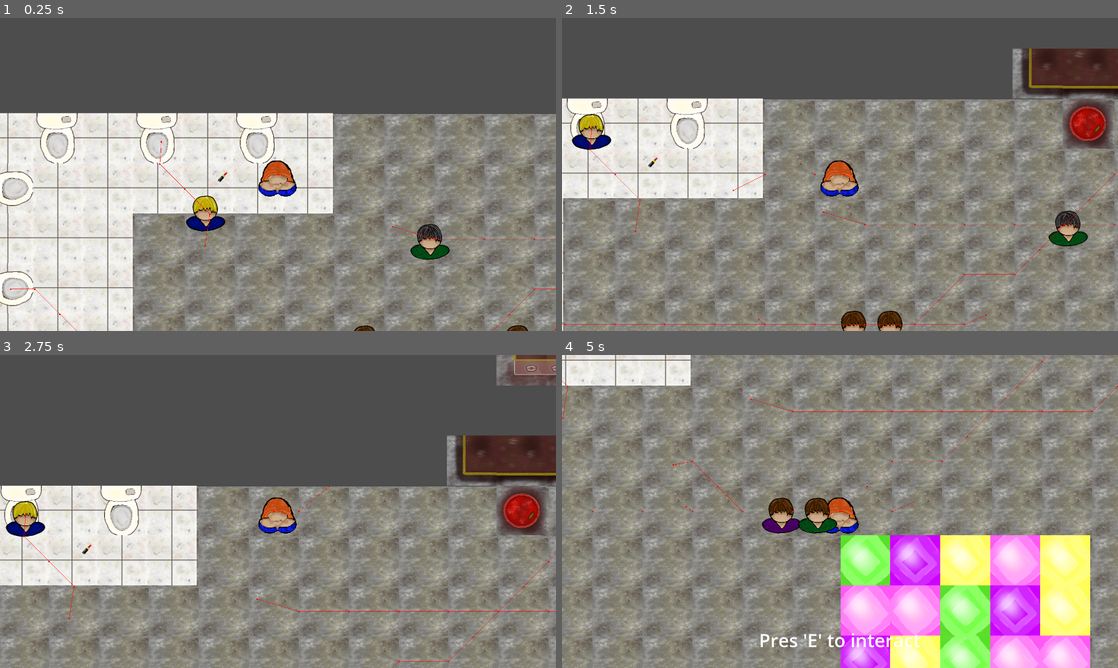
Above: before the commit, frames 1-4 (two rows, left to right).
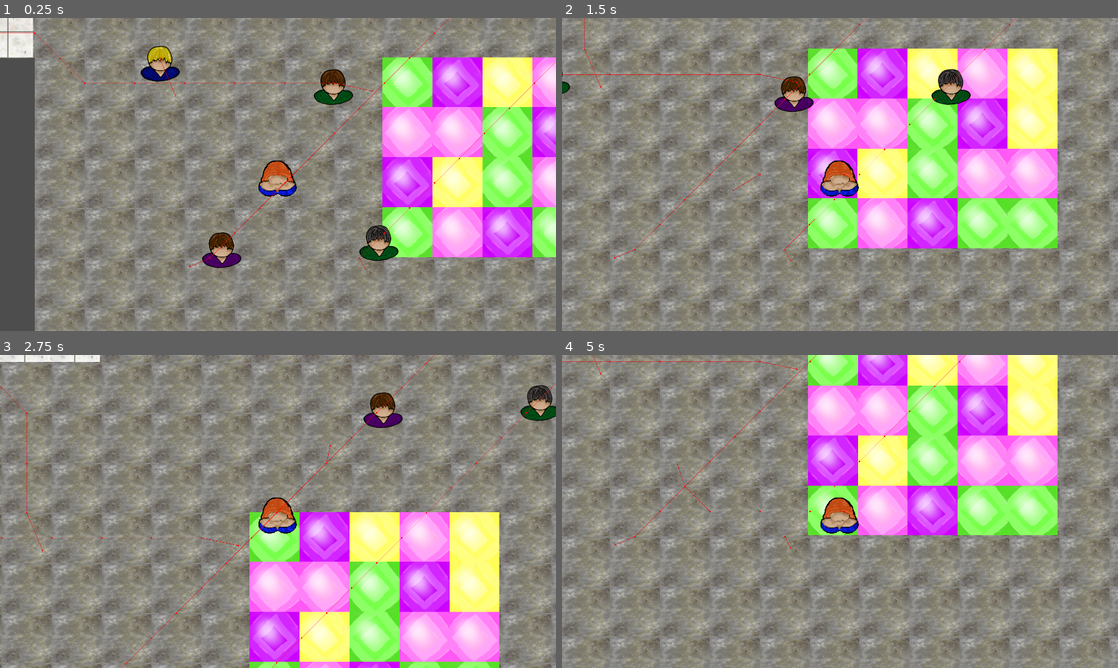
Above: after the commit, the same moments.

Repository: mntjams/game-jam-25-2
Game: Godot game, scene res://scenes/game.tscn
Same seed, same stepped clock (60 frames per second), same inputs: the game is played once before the commit and once after it.
Inputs (mouse positions are in pixels of both pictures, inside the frame that each line leads up to):
- Up to frame 1 (0.25 s): no input
- Up to frame 2 (1.5 s): move the mouse to (962, 158) at 0.52 s; move the mouse to (728, 190) at 1.27 s
- Up to frame 3 (2.75 s): move the mouse to (333, 442) at 2.02 s
- Up to frame 4 (5 s): move the mouse to (812, 574) at 2.77 s; move the mouse to (1006, 558) at 3.52 s; move the mouse to (673, 464) at 4.27 s

The runs differ from the first frame. In frame 1, 78% of the frame differs, in the area x 0-100%, y 0-100%; in frame 2, 67%; in frame 3, 83%; in frame 4, 66%.

Commit message:
Make women only approachable while working

Diff:
--- a/scenes/game.tscn
+++ b/scenes/game.tscn
@@ -180,7 +180,7 @@
 tile_set = SubResource("TileSet_feb5d")
 
 [node name="Player" parent="." instance=ExtResource("3_u5sy4")]
-position = Vector2(436, 184)
+position = Vector2(736, 1102)
 
 [node name="AudioListener2D" type="AudioListener2D" parent="Player"]
 current = true
@@ -326,16 +326,16 @@
 [node name="NPCs" type="Node2D" parent="."]
 
 [node name="Woman" parent="NPCs" instance=ExtResource("9_vtaks")]
-position = Vector2(587.0436, 663.4206)
+position = Vector2(471, 1378)
 
 [node name="Woman2" parent="NPCs" instance=ExtResource("9_vtaks")]
-position = Vector2(216.91537, 399.14)
+position = Vector2(428, 865)
 
 [node name="Woman3" parent="NPCs" instance=ExtResource("9_vtaks")]
-position = Vector2(1269.2227, 649.81586)
+position = Vector2(1017.1395, 851.31665)
 
 [node name="Woman4" parent="NPCs" instance=ExtResource("9_vtaks")]
-position = Vector2(781.1576, 340.6785)
+position = Vector2(998, 1386)
 
 [node name="CanvasLayer" type="CanvasLayer" parent="."]
 
--- a/scripts/npc.gd
+++ b/scripts/npc.gd
@@ -87,6 +87,8 @@
 	#print(self,"I am done in this room")
 	emit_signal("ready_for_room", self, old_room)
 
+func is_working():
+	return working
 
 # --- STUCK HANDLING ---
 
--- a/scripts/player.gd
+++ b/scripts/player.gd
@@ -31,13 +31,16 @@
 		woman.connect("approached_by_player", _on_approach)
 		woman.connect("player_left", _on_leave)
 
-func _on_approach(woman : InteractableWoman):
-	women_in_sight.append(woman)
-	print(women_in_sight)
-	emit_signal("woman_entered_sight")
+func _on_approach(woman : InteractableWoman, is_working : bool):
+	if is_working:
+		women_in_sight.append(woman)
+		print(women_in_sight)
+		emit_signal("woman_entered_sight")
 
 func _on_leave(woman : InteractableWoman):
 	var where = women_in_sight.find(woman)
+	if where == -1:
+		return
 	women_in_sight.remove_at(where)
 	print(women_in_sight)
 	if len(women_in_sight) == 0:
--- a/scripts/woman.gd
+++ b/scripts/woman.gd
@@ -10,13 +10,13 @@
 
 @onready var sprite: Sprite2D = $Sprite2D
 
-signal approached_by_player(woman : InteractableWoman)
+signal approached_by_player(woman : InteractableWoman, is_working : bool)
 signal player_left(woman : InteractableWoman)
 
 # --- Player tracking logic ---
 func _on_area_2d_body_entered(body: Node2D) -> void:
 	if body.name == "Player":
-		emit_signal("approached_by_player",self)
+		emit_signal("approached_by_player",self, super.is_working())
 
 func _on_area_2d_body_exited(body: Node2D) -> void:
 	if body.name == "Player":
